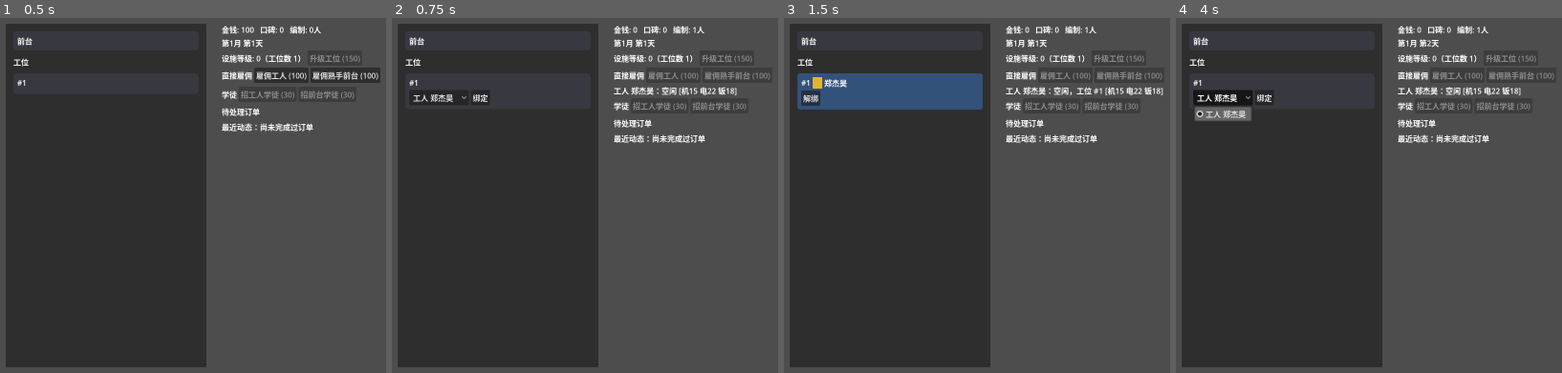
Above: before the commit, frames 1-4 (left to right).
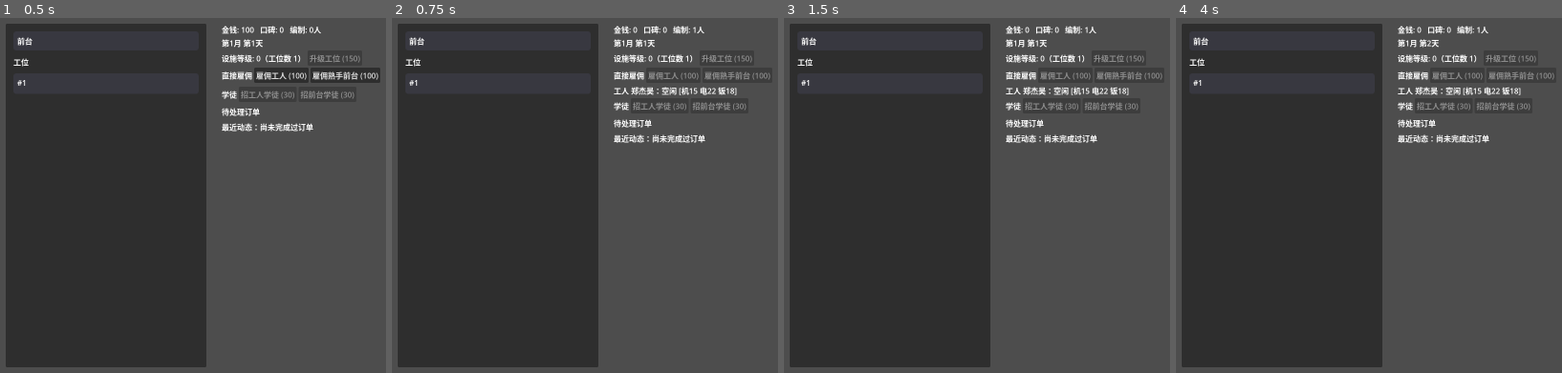
Above: after the commit, the same moments.

Repository: XinLiucc/cocos-game-project
Game: Godot game, scene res://scenes/Main.tscn
The game is run twice, just before and just after one commit, with the same random seed, the same clock (stepped at 60 frames per second) and the same inputs.
Inputs (mouse positions are in pixels of both pictures, inside the frame that each line leads up to):
- Up to frame 1 (0.5 s): no input
- Up to frame 2 (0.75 s): click "雇佣工人 (100)" at 0.5 s
- Up to frame 3 (1.5 s): click (872, 96) at 1.25 s, where only the run before the commit has a clickable "绑定"
- Up to frame 4 (4 s): click (1203, 99) at 2 s, where only the run before the commit has a clickable "解绑"; click (1222, 96) at 2.75 s, where only the run before the commit has a clickable "工人 郑杰昊"; tap Enter at 3.5 s; move the mouse to (outside the picture) at 3.52 s; hold D from 3.53 s (still down); tap B at 3.6 s; click (outside the picture) at 3.67 s; tap Space at 3.77 s

Frame 1 is identical in both runs. In frame 2, 0.2% of the frame differs, in the area x 5-25%, y 21-24%; in frame 3, 5.1%, in the area x 3-99%, y 15-26%; in frame 4, 0.9%.
Error after the commit: Invalid call. Nonexistent function 'apprentices' in base 'Node (GameState.gd)'. (res://scripts/Main.gd:580)

Commit message:
Unify worker/front-desk employee data model, drop kind field
Direct hire and apprentice-trained-then-qualified employees are now the
same shape everywhere: track ("worker"|"front_desk") + qualified decide
behavior, no more kind:"worker"|"apprentice" discriminator. workers()
becomes "qualified track==worker", station/salary/exam/training checks
follow suit. Byproducts of unifying: direct-hired employees can now keep
training/re-examining post-hire (previously locked out via kind check),
and their salary follows qualified_apprentice_salary() like everyone else
instead of the old flat WORKER_SALARY_PER_HEAD. bind_mentor() mentor
eligibility expanded to any qualified track=="worker" employee, not just
direct hires (confirmed with user). Adds worker_track_employees() /
front_desk_track_employees() for the upcoming track-split roster UI.

Diff:
--- a/car_repair_shop/scripts/GameState.gd
+++ b/car_repair_shop/scripts/GameState.gd
@@ -141,10 +141,12 @@
 var day: int = 1
 var month: int = 1
 
-# 每个工人/学徒都是独立个体，不是数字：{id, kind: "worker"|"apprentice", busy, level}
-# level 只对学徒有意义（考试晋级），工人恒为 0。qualified 只对学徒有意义——
-# 考试第一次通过后转正为"普工"，能独立接单，但仍保留 kind="apprentice"
-# 好继续训练/考更高职级（见 take_exam）
+# 每个工人/学徒都是独立个体，不是数字：{id, track: "worker"|"front_desk", busy, level,
+# qualified, attributes, pending_points, name, ...}。工人/前台不再是两种数据形状——
+# 直接雇的和学徒培养转正的，本质是同一种对象，只是 track（干什么）和 qualified
+# （是否已经能独立上岗）这两个字段不同（2026-09-08 统一，见 PLAN.md 09-07 日志）。
+# level 只在未转正时随考试晋级，转正后走 qualified_apprentice_salary() 定薪，
+# 但 level 仍可以继续往上考（转正不是训练的终点）
 var employees: Array[Dictionary] = []
 var _next_employee_id: int = 1
 
@@ -179,9 +181,7 @@
 func _on_month_end() -> void:
 	var total_salary := 0
 	for e in employees:
-		if e["kind"] == "worker":
-			total_salary += WORKER_SALARY_PER_HEAD
-		elif e.get("qualified", false):
+		if e.get("qualified", false):
 			total_salary += qualified_apprentice_salary()
 		else:
 			total_salary += apprentice_salary_for_level(e["level"])
@@ -249,26 +249,38 @@
 	return total
 
 
+# 能绑工位独立接单、能当师傅带教的工人：必须是工人赛道且已转正——不管是直接雇的
+# 还是学徒培养转正的，统一按这两个字段判断，不再区分招募路径
 func workers() -> Array[Dictionary]:
-	return employees.filter(func(e: Dictionary) -> bool: return e["kind"] == "worker")
-
-
-func apprentices() -> Array[Dictionary]:
-	return employees.filter(func(e: Dictionary) -> bool: return e["kind"] == "apprentice")
-
-
-# 转正学徒（qualified=true）跟正式工人一样能绑工位独立接单，工位分配面板用这个而不是 workers()；
-# 前台赛道的转正学徒不接工位活，排除在外
-func station_eligible_employees() -> Array[Dictionary]:
 	return employees.filter(func(e: Dictionary) -> bool:
-		return e["kind"] == "worker" or (e.get("qualified", false) and e.get("track", "") == "worker"))
+		return e.get("track", "") == "worker" and e.get("qualified", false))
+
+
+# 还没转正的员工（不管哪条赛道）——训练面板的"可指派学徒"下拉复用这个，跟具体
+# 走哪个列表展示无关，纯粹按转正状态筛
+func unqualified_employees() -> Array[Dictionary]:
+	return employees.filter(func(e: Dictionary) -> bool: return not e.get("qualified", false))
+
+
+func apprentice_count() -> int:
+	return unqualified_employees().size()
+
+
+# 按赛道分的两个花名册（列表 UI 按方案A分组用）：同一 track 的人只增不减、下标稳定，
+# 转正前后都待在同一个列表里，靠 qualified 字段切换展示内容，不搬家
+func worker_track_employees() -> Array[Dictionary]:
+	return employees.filter(func(e: Dictionary) -> bool: return e.get("track", "") == "worker")
+
+
+func front_desk_track_employees() -> Array[Dictionary]:
+	return employees.filter(func(e: Dictionary) -> bool: return e.get("track", "") == "front_desk")
 
 
 # 是否有转正前台在岗——前台机制是二元开关：只要有一个在岗，待处理订单就自动分配到空闲工位，
 # 不做人数叠加的连续效率数值
 func front_desk_on_duty() -> bool:
 	for e in employees:
-		if e["kind"] == "apprentice" and e.get("track", "") == "front_desk" and e.get("qualified", false):
+		if e.get("track", "") == "front_desk" and e.get("qualified", false):
 			return true
 	return false
 
@@ -279,10 +291,6 @@
 
 func worker_count() -> int:
 	return workers().size()
-
-
-func apprentice_count() -> int:
-	return apprentices().size()
 
 
 func idle_workers() -> Array[Dictionary]:
@@ -321,9 +329,9 @@
 		return false
 	money -= WORKER_HIRE_COST
 	employees.append({
-		"id": _next_employee_id, "kind": "worker", "busy": false, "level": 0,
-		"attributes": _random_worker_attributes(), "mentor_apprentice_id": -1,
-		"name": _random_employee_name(),
+		"id": _next_employee_id, "busy": false, "level": 0,
+		"attributes": _random_worker_attributes(), "pending_points": 0, "qualified": true,
+		"name": _random_employee_name(), "track": "worker", "mentor_apprentice_id": -1,
 	})
 	_next_employee_id += 1
 	money_changed.emit(money)
@@ -333,8 +341,7 @@
 
 # 2026-09-07：跟 hire_worker() 对称的"直接雇熟手"路径，此前前台只能走学徒培养/转正考试，
 # 没有等价于工人直接雇佣的入口——成本跟 hire_worker() 打平，复用 WORKER_HIRE_COST，
-# 不新开一档价格。产出直接是 qualified: true 的转正前台（kind 仍是 "apprentice"，
-# 前台本来就没有独立的 kind，转正状态全靠 qualified 字段区分，见 09-03 的结构说明）
+# 不新开一档价格。产出直接是 qualified: true 的转正前台
 func can_hire_front_desk() -> bool:
 	return money >= WORKER_HIRE_COST
 
@@ -344,7 +351,7 @@
 		return false
 	money -= WORKER_HIRE_COST
 	employees.append({
-		"id": _next_employee_id, "kind": "apprentice", "busy": false, "level": 0,
+		"id": _next_employee_id, "busy": false, "level": 0,
 		"attributes": _random_front_desk_attributes(), "pending_points": 0, "qualified": true,
 		"name": _random_employee_name(), "track": "front_desk",
 	})
@@ -421,7 +428,7 @@
 	var station := get_station(station_id)
 	if worker.is_empty() or station.is_empty():
 		return false
-	if worker["kind"] != "worker" and not worker.get("qualified", false):
+	if worker.get("track", "") != "worker" or not worker.get("qualified", false):
 		return false
 	for s in stations:
 		if s["worker_id"] == worker_id:
@@ -472,11 +479,14 @@
 	if not can_hire_apprentice():
 		return false
 	money -= APPRENTICE_HIRE_COST
-	employees.append({
-		"id": _next_employee_id, "kind": "apprentice", "busy": false, "level": 0,
+	var record := {
+		"id": _next_employee_id, "busy": false, "level": 0,
 		"attributes": _base_apprentice_attributes(track), "pending_points": 0, "qualified": false,
 		"name": _random_employee_name(), "track": track,
-	})
+	}
+	if track == "worker":
+		record["mentor_apprentice_id"] = -1
+	employees.append(record)
 	_next_employee_id += 1
 	money_changed.emit(money)
 	employees_changed.emit()
@@ -499,9 +509,11 @@
 	return clamp(rate, EXAM_PASS_RATE_MIN, EXAM_PASS_RATE_MAX)
 
 
+# 2026-09-08：数据模型统一后不再区分"招募路径"，转正与否只看 qualified；
+# 直接雇的熟手现在也能继续考试冲更高职级，跟学徒培养转正的一视同仁
 func can_take_exam(id: int) -> bool:
 	var e := get_employee(id)
-	if e.is_empty() or e["kind"] != "apprentice" or e["busy"]:
+	if e.is_empty() or e["busy"]:
 		return false
 	if e["level"] >= MAX_APPRENTICE_LEVEL:
 		return false
@@ -531,7 +543,7 @@
 
 func can_start_training(id: int, course: Resource) -> bool:
 	var e := get_employee(id)
-	if e.is_empty() or e["kind"] != "apprentice" or e["busy"]:
+	if e.is_empty() or e["busy"]:
 		return false
 	return money >= course.cost
 
@@ -559,13 +571,16 @@
 	employees_changed.emit()
 
 
-# 每个学徒同一时间只能被一个师傅带教：绑定新师傅时，先把这个学徒从原师傅那解绑
+# 每个学徒同一时间只能被一个师傅带教：绑定新师傅时，先把这个学徒从原师傅那解绑。
+# 2026-09-08：带教资格改按 track=="worker" && qualified 判断——学徒培养转正出来的
+# 工人现在也能当师傅了，不再只有直接雇的工人才有这个资格（数据模型统一后自然带来的
+# 行为扩展，已跟用户确认要）
 func bind_mentor(worker_id: int, apprentice_id: int) -> bool:
 	var worker := get_employee(worker_id)
 	var apprentice := get_employee(apprentice_id)
-	if worker.is_empty() or worker["kind"] != "worker":
-		return false
-	if apprentice.is_empty() or apprentice["kind"] != "apprentice" or apprentice.get("qualified", false):
+	if worker.is_empty() or worker.get("track", "") != "worker" or not worker.get("qualified", false):
+		return false
+	if apprentice.is_empty() or apprentice.get("qualified", false):
 		return false
 	for e in workers():
 		if e.get("mentor_apprentice_id", -1) == apprentice_id:
@@ -620,7 +635,7 @@
 # 不做人数叠加），不区分具体是哪个前台达标
 func has_front_desk_skill() -> bool:
 	for e in employees:
-		if e["kind"] == "apprentice" and e.get("track", "") == "front_desk" and e.get("qualified", false):
+		if e.get("track", "") == "front_desk" and e.get("qualified", false):
 			if has_attribute_skill(e["attributes"]["communication"]):
 				return true
 	return false
@@ -635,7 +650,7 @@
 func _front_desk_max_attribute(key: String) -> int:
 	var best := -1
 	for e in employees:
-		if e["kind"] == "apprentice" and e.get("track", "") == "front_desk" and e.get("qualified", false):
+		if e.get("track", "") == "front_desk" and e.get("qualified", false):
 			best = max(best, e["attributes"][key])
 	return best
 
